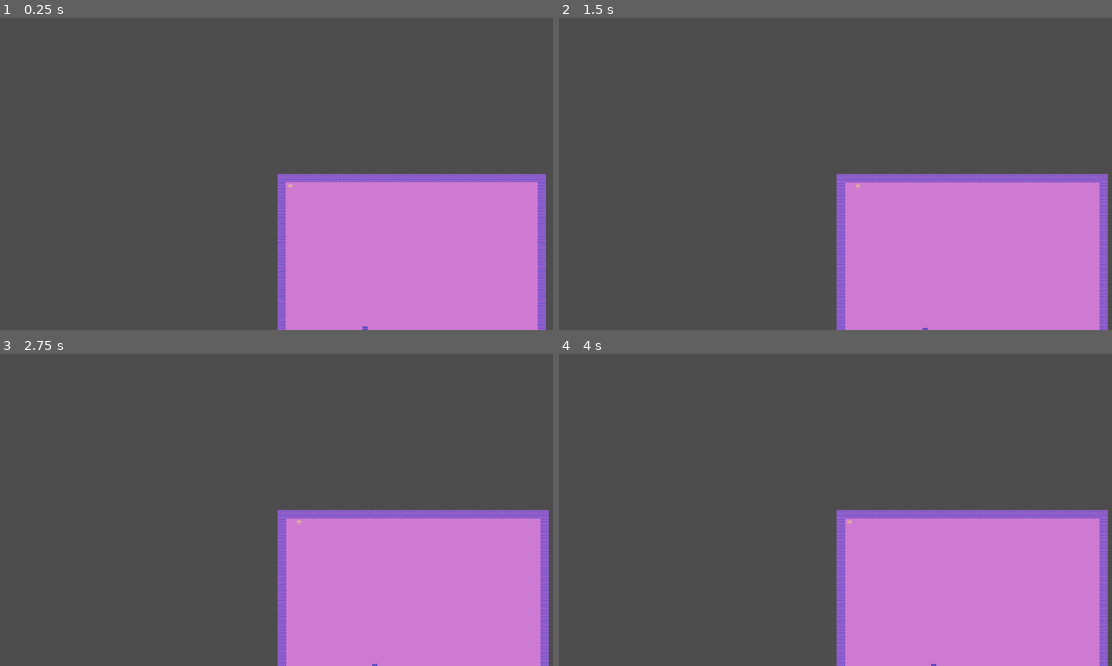
Above: before the commit, frames 1-4 (two rows, left to right).
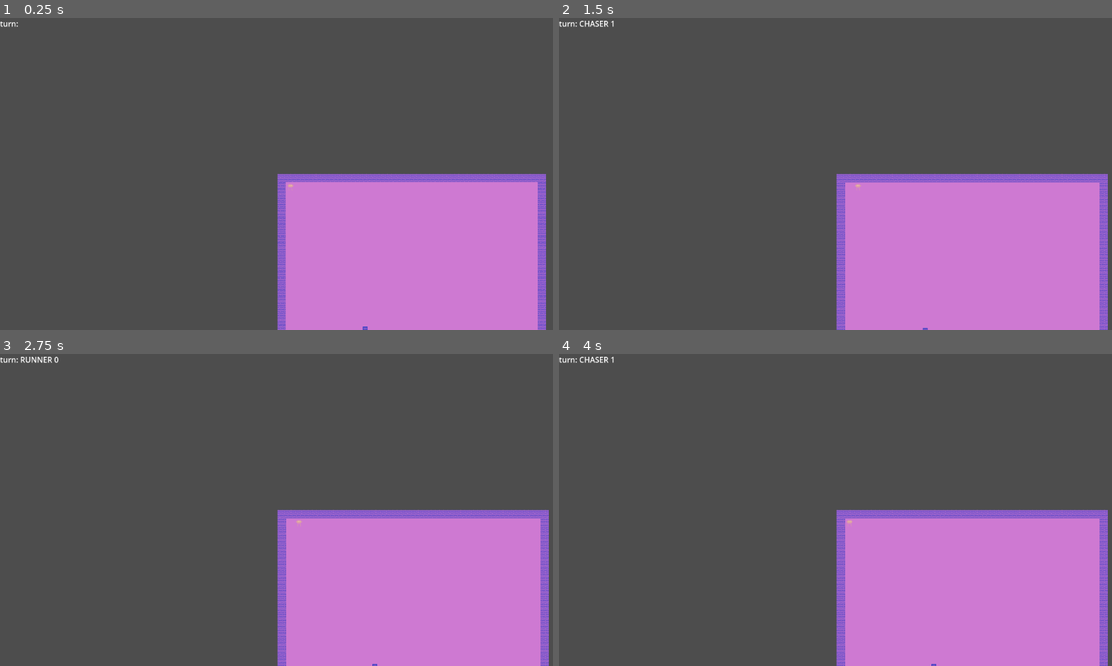
Above: after the commit, the same moments.

Repository: LocalT0aster/LockedUpRL
Game: Godot game, scene res://main.tscn
Two runs of this game, one before a commit and one after it. Both use one fixed random seed, a clock stepped at 60 frames per second and the inputs below. The project has no main scene, so this scene is started directly.
Inputs (mouse positions are in pixels of both pictures, inside the frame that each line leads up to):
- Up to frame 1 (0.25 s): no input
- Up to frame 2 (1.5 s): tap Enter at 0.5 s; move the mouse to (957, 158) at 0.52 s; hold Right 0.53-1.25 s; hold Alt (alt) 0.53-1.25 s; click (957, 158) at 0.67 s; tap Space at 1.25 s; drag from (724, 189) to (807, 236) at 1.27 s
- Up to frame 3 (2.75 s): tap Enter at 2 s; move the mouse to (331, 441) at 2.02 s; hold Right from 2.03 s (still down); hold Alt (alt) from 2.03 s (still down)
- Up to frame 4 (4 s): release Right at 2.75 s; release Alt (alt) at 2.75 s; tap Space at 2.75 s; drag from (807, 572) to (669, 463) at 2.77 s; tap Enter at 3.5 s; move the mouse to (1001, 556) at 3.52 s; hold Left from 3.53 s (still down); hold Alt (alt) from 3.53 s (still down)

The runs differ from the first frame. In frame 1, less than 0.1% of the frame differs, in the area x 0-4%, y 1-3%; in frame 2, 0.1%; in frame 3, 0.1%, in the area x 0-11%, y 0-3%; in frame 4, 0.1%.

Commit message:
turn count

Diff:
--- /dev/null
+++ b/game/label.gd
@@ -0,0 +1,9 @@
+extends Label
+
+@export var agents : Node2D
+
+func _ready() -> void:
+	agents.next_turn.connect(change_text)
+
+func change_text(index : int):
+	text = "turn: " + agents.get_child(index).character + " " + str(index)
--- a/game/main.gd
+++ b/game/main.gd
@@ -5,22 +5,4 @@
 func _ready() -> void:
 	Global.runner_won.connect(print.bind("runner won"))
 	Global.chaser_won.connect(print.bind("chaser won"))
-	get_state()
-
-var state_dict := {
-	Vector2i(-1,-1) : 0,#"EMPTY" or floor
-	Vector2i(0,0): 1,#"BLOCK"
-	Vector2i(0,1): 2,#"CHASER"
-	Vector2i(1,1): 3,#"RUNNER"
-	Vector2i(2,0): 4,#"EXIT"
-}
-
-func get_state() -> Array[Array]:
-	var state: Array[Array] = []
-	var rect = world.get_used_rect()
-	for i in rect.size.x:
-		state.append([])
-		for j in rect.size.y:
-			var a_coords = world.get_cell_atlas_coords(Vector2i(i,j) - rect.position)
-			state[i].append(state_dict[a_coords])
-	return state
+	#Global.get_state(world, world.get_used_rect())
--- a/game/main.tscn
+++ b/game/main.tscn
@@ -6,6 +6,7 @@
 [ext_resource type="Script" uid="uid://doemua446gd8f" path="res://other/camera_2d.gd" id="2_0xm2m"]
 [ext_resource type="Script" uid="uid://b0dxr37c4fjjl" path="res://other/agents.gd" id="2_1bvp3"]
 [ext_resource type="Script" uid="uid://kr2h0fwmp18v" path="res://world_tilemap.gd" id="3_7mycd"]
+[ext_resource type="Script" uid="uid://t3fpw2g0phkj" path="res://label.gd" id="7_272bh"]
 
 [sub_resource type="TileSetAtlasSource" id="TileSetAtlasSource_0xm2m"]
 texture = ExtResource("1_ig7tw")
@@ -31,7 +32,7 @@
 tile_set = SubResource("TileSet_7dm0k")
 
 [node name="world_tilemap" type="TileMapLayer" parent="."]
-tile_map_data = PackedByteArray("AAAAAAAAAAAAAAAAAAAAAAEAAAA …(1968 unchanged characters)… BAAEAAAAKABMAAAACAAAAAAAKABIAAAAAAAEAAAAJABMAAAAAAAAAAAAKABQAAAAAAAAAAAALABMAAAAAAAAAAAA=")
+tile_map_data = PackedByteArray("AAAAAAAAAAAAAAAAAAAAAAEAAAA …(1968 unchanged characters)… BAAEAAAAKABMAAAACAAAAAAAKABIAAAAAAAEAAAA=")
 tile_set = SubResource("TileSet_7dm0k")
 script = ExtResource("3_7mycd")
 
@@ -50,5 +51,14 @@
 [node name="Camera2D" type="Camera2D" parent="."]
 script = ExtResource("2_0xm2m")
 
+[node name="CanvasLayer" type="CanvasLayer" parent="."]
+
+[node name="Label" type="Label" parent="CanvasLayer" node_paths=PackedStringArray("agents")]
+offset_right = 40.0
+offset_bottom = 23.0
+text = "turn: "
+script = ExtResource("7_272bh")
+agents = NodePath("../../agents")
+
 [editable path="agents/Runner"]
 [editable path="agents/Chaser"]
--- a/game/obj/agent.gd
+++ b/game/obj/agent.gd
@@ -23,6 +23,7 @@
 func _ready() -> void:
 	cell_size = float(world.tile_set.tile_size.x)
 	world.set_cell(world.local_to_map(position), 0, Global.tiles[character], 0)
+	print(Global.get_state(world, Rect2i(world.local_to_map(position),Vector2i(5,5))))
 
 func _unhandled_input(event: InputEvent) -> void:
 	if !active: return
--- a/game/other/agents.gd
+++ b/game/other/agents.gd
@@ -1,5 +1,7 @@
 extends Node2D
 
+
+signal next_turn(index: int)
 #manages turn order
 func _ready() -> void:
 	for child : Agent in get_children():
@@ -10,6 +12,8 @@
 	#await get_tree().process_frame
 	get_child(index).set_deferred("active",false)
 	if index == get_child_count() - 1:
+		next_turn.emit(0)
 		get_child(0).set_deferred("active",true)
 	else:
+		next_turn.emit(index + 1)
 		get_child(index + 1).set_deferred("active",true)
--- a/game/other/global.gd
+++ b/game/other/global.gd
@@ -12,3 +12,20 @@
 	"RUNNER": Vector2i(1,1),
 	"EXIT": Vector2i(2,0),
 }
+
+var state_dict := {
+	Vector2i(-1,-1) : 0,#"EMPTY" or floor
+	Vector2i(0,0): 1,#"BLOCK"
+	Vector2i(0,1): 2,#"CHASER"
+	Vector2i(1,1): 3,#"RUNNER"
+	Vector2i(2,0): 4,#"EXIT"
+}
+
+func get_state(world : TileMapLayer, rect: Rect2i) -> Array[Array]:
+	var state: Array[Array] = []
+	for i in rect.size.x:
+		state.append([])
+		for j in rect.size.y:
+			var a_coords = world.get_cell_atlas_coords(Vector2i(i,j) - rect.position)
+			state[i].append(state_dict[a_coords])
+	return state
Not shown, added: game/label.gd.uid
Not shown: 1 places in game/main.tscn that only renumber resources
